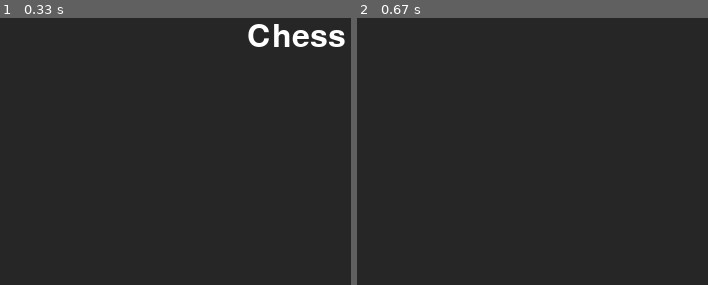
Above: before the commit, frames 1-2 (left to right).
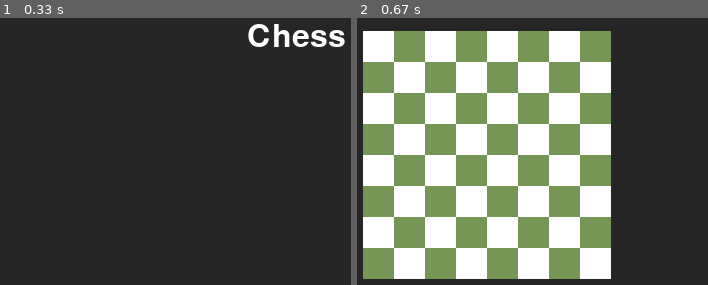
Above: after the commit, the same moments.

Repository: ElliotBDC/Project---1---Chess
Game: pygame game, started from main.py
The game is run twice, just before and just after one commit, with the same random seed, the same clock (stepped at 60 frames per second) and the same inputs.
Inputs (mouse positions are in pixels of both pictures, inside the frame that each line leads up to):
- Up to frame 1 (0.33 s): no input
- Up to frame 2 (0.67 s): click (651, 180) at 0.38 s

Frame 1 is identical in both runs. In frame 2, 66% of the frame differs, in the area x 1-73%, y 4-98%.

Commit message:
New updates (check description)
Added chess board

Diff:
--- a/main.py
+++ b/main.py
@@ -1,4 +1,5 @@
 import pygame
+import pygame_plus
 
 #Colours (pygame requires them to be in binary representation)
 BLACK = (0, 0, 0)
@@ -22,21 +23,29 @@
 
 
 class Board():
-    board = {
-        "a1": "R", "b1": "N", "c1": "B", "d1": "Q", "e1": "K", "f1": "B", "g1": "N", "h1": "R",
-        "a2": "P", "b2": "P", "c2": "P", "d2": "P", "e2": "P", "f2": "P", "g2": "-", "h2": "P",
-        "a3": "-", "b3": "-", "c3": "-", "d3": "-", "e3": "-", "f3": "-", "g3": "-", "h3": "-",
-        "a4": "-", "b4": "-", "c4": "-", "d4": "-", "e4": "-", "f4": "-", "g4": "-", "h4": "-",
-        "a5": "-", "b5": "-", "c5": "-", "d5": "-", "e5": "-", "f5": "-", "g5": "-", "h5": "-",
-        "a6": "-", "b6": "-", "c6": "-", "d6": "-", "e6": "-", "f6": "-", "g6": "-", "h6": "-",
-        "a7": "P", "b7": "P", "c7": "P", "d7": "P", "e7": "P", "f7": "P", "g7": "P", "h7": "P",
-        "a8": "-", "b8": "-", "c8": "-", "d8": "-", "e8": "-", "f8": "-", "g8": "-", "h8": "-",
-    }
-
+    board = [
+    ['', '', '', '', '', '', '', ''],
+    ['', '', '', '', '', '', '', ''],
+    ['', '', '', '', '', '', '', ''],
+    ['', '', '', '', '', '', '', ''],
+    ['', '', '', '', '', '', '', ''],
+    ['', '', '', '', '', '', '', ''],
+    ['', '', '', '', '', '', '', ''],
+    ['', '', '', '', '', '', '', '']
+]
 
     def __init__(self) -> None:
         pass
     #262626
+
+    def drawBoard(self, screen):
+        max_width = screen_height*0.85
+        max_height = screen_height*0.85
+        box_dimen = (current_size[1]*0.7) // 8
+        for i in range(0, 8):
+            for j in range(0, 8):
+                pygame.draw.rect(screen, GREEN if ((i+1) % 2 == 0 and (j+1) % 2 != 0) or ((i+1) % 2 != 0 and (j+1)%2==0) else WHITE,
+                                (30+ (i*box_dimen), 30+(j*box_dimen), box_dimen, box_dimen))
 
 def hex_to_rgb(hex_color):
     hex_color = hex_color.lstrip("#")
@@ -62,8 +71,7 @@
 text_rect = text_surface.get_rect()
 text_rect.center = (current_size[0] // 2, current_size[1] // 10)
 
-
-
+board = Board()
 while not done:
     for event in pygame.event.get():
         if event.type == pygame.QUIT:
@@ -88,12 +96,13 @@
                 if event.button == 1:
                     current_state = GAME_SCREEN
 
-
     screen.fill(BACKGROUND_COLOUR_1)
     if current_state == HOME_SCREEN:
+
         screen.blit(text_surface, text_rect)
-    elif current_size == GAME_SCREEN:
-        ...
+    elif current_state == GAME_SCREEN:
+        board.drawBoard(screen)
+
 
 
 
--- a/pygame+.py
+++ /dev/null
@@ -1,15 +0,0 @@
-import pygame
-
-
-class addButtonListener():
-    events = []
-    def __init__(self, object, x, y, width, height) -> None:
-        if object == "button":
-            self.events.append([])
-
-
-
-
-class Button():
-    def __init__(self, x, y, width, height, text):
-        pygame.rect.draw()
--- /dev/null
+++ b/pygame_plus.py
@@ -0,0 +1,12 @@
+import pygame
+
+
+class addButtonListener():
+    events = []
+    def __init__(self) -> None:
+        pass
+
+    def addButton(self, id, x, y, width, height, text, font_colour, font_size, font="freesansbold.ttf"):
+        self.events.append([id, x, y, width, height])
+        font = pygame.font.Font(font, font_size)
+        text_surface = font.render(text, True, font_colour)
